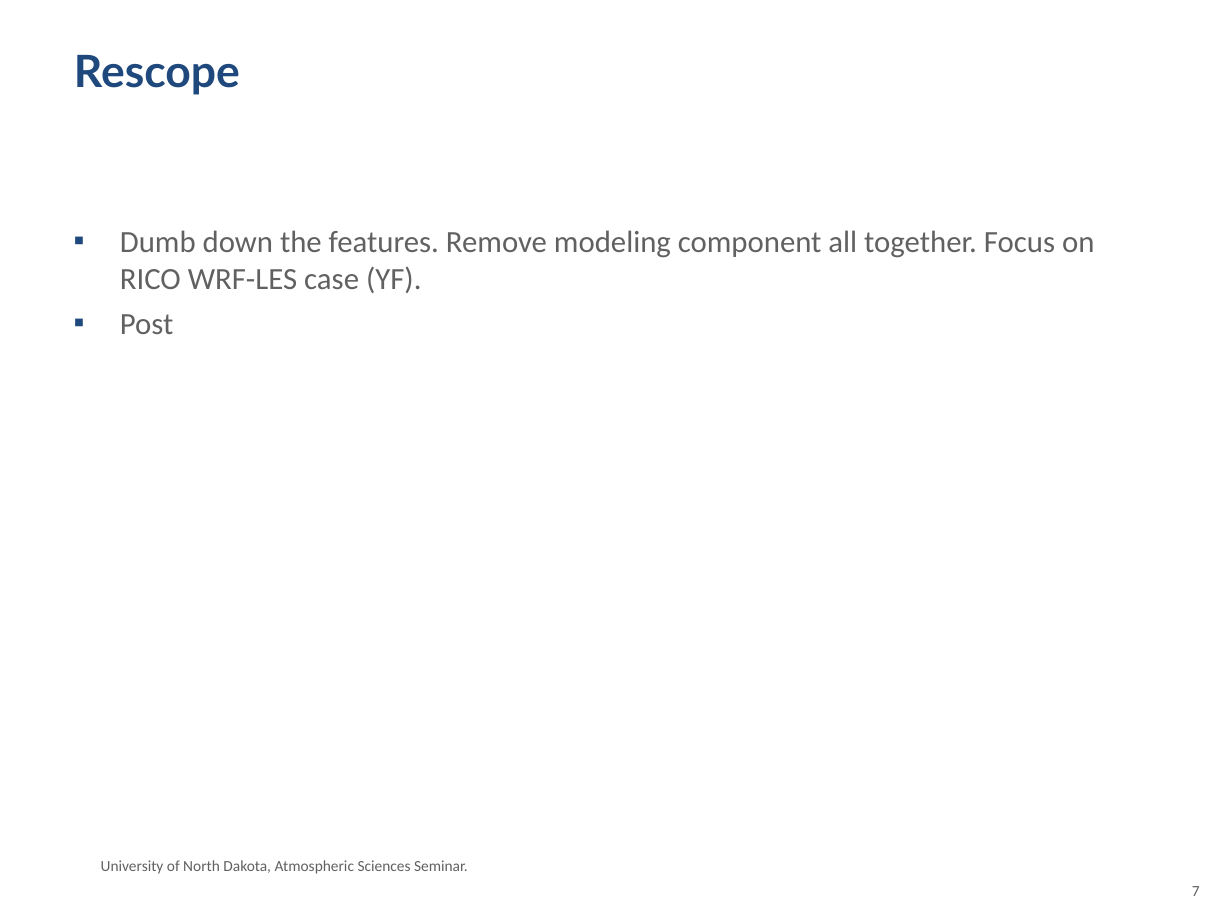
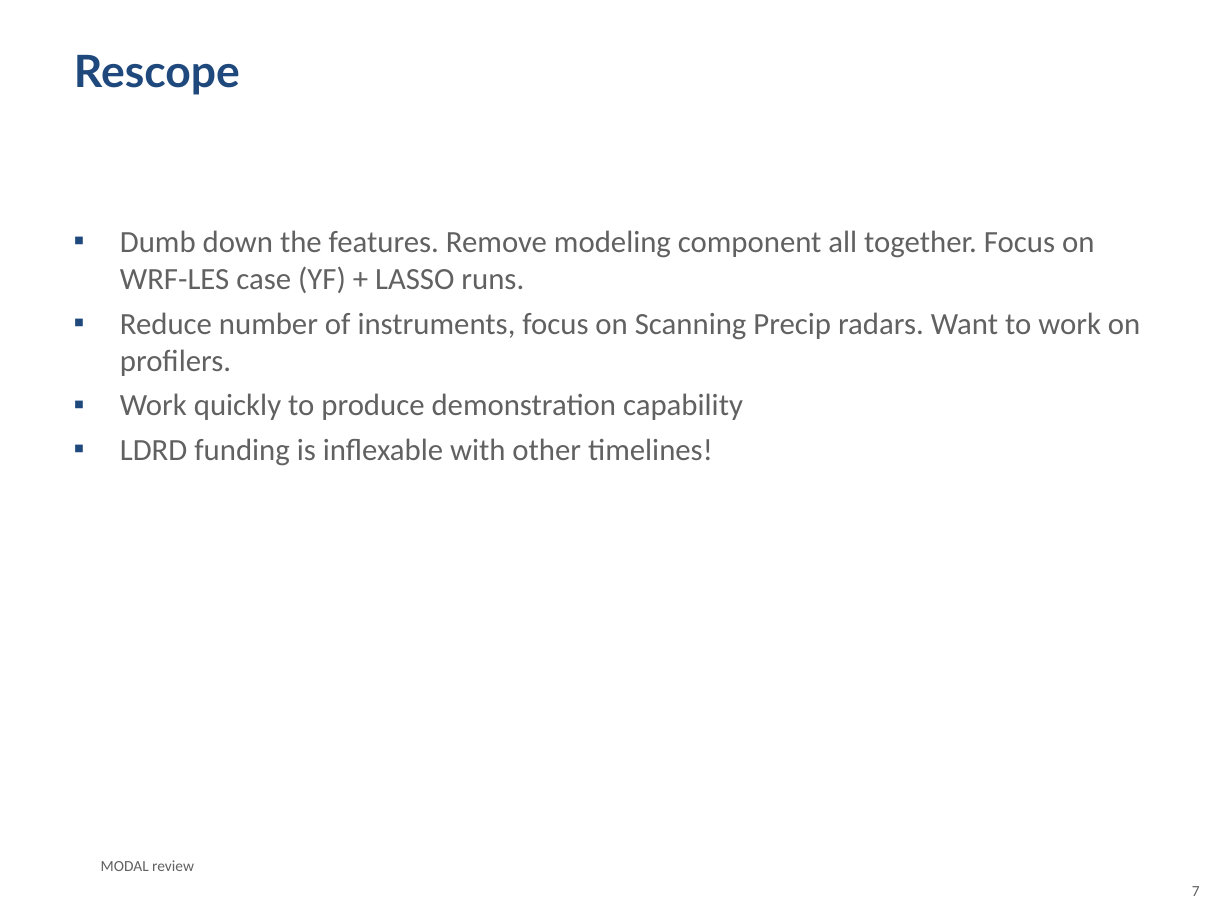
Before and after one commit to ANL-DIGR/Private_Notes, a slide deck: slide 7 of presentations/reviews/January_ANL_review.ppt. Drawn at 1232x924 pixels with LibreOffice and Linux fonts; fonts in the diff are those of the drawing; background and template pictures are left out. Boxes give left, top, right and bottom in pixels: in the first picture for what was removed or moved away, otherwise in the second. Text is boxed around its words. In the diff, an @@ line names an element or a change of style, - is before the commit and + after.

Commit message:
ADD: January (Now Feb) review is up to date

```diff
--- a/presentations/reviews/January_ANL_review.ppt
+++ b/presentations/reviews/January_ANL_review.ppt
@@ text at (120, 230, 1140, 466): text changed @@
-▪ Dumb down the features. Remove modeling component all together. Focus on RICO WRF-LES case (YF).
-▪ Post
+▪ Dumb down the features. Remove modeling component all together. Focus on WRF-LES case (YF) + LASSO runs.
+▪ Reduce number of instruments, focus on Scanning Precip radars. Want to work on profilers.
+▪ Work quickly to produce demonstration capability
+▪ LDRD funding is inflexable with other timelines!
@@ text at (101, 860, 194, 871): text changed @@
-University of North Dakota, Atmospheric Sciences Seminar.
+MODAL review
```
Also in this commit, not shown: 3 other slides changed, 7 slides added, 2 slides removed.
